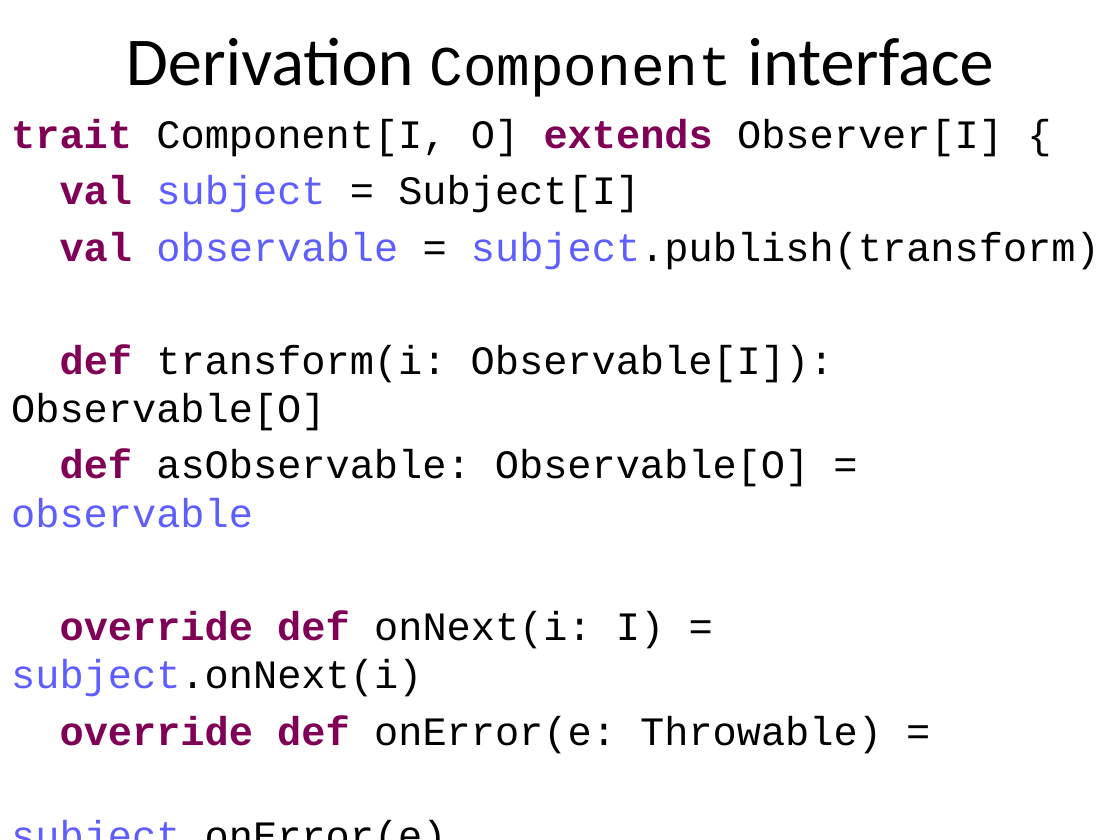
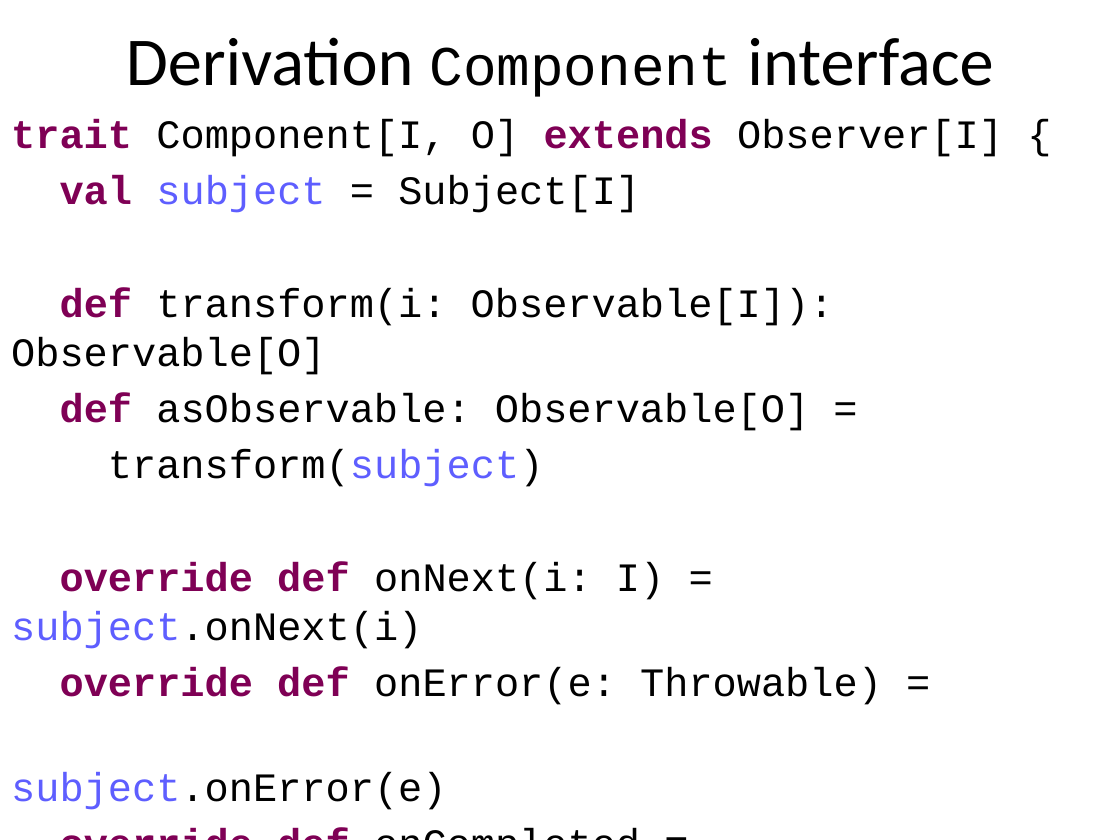
Before and after one commit to rvanheest/Thesis-Feedback-Control-Report-and-Presentation, a slide deck: slide 36 of Feedback API.pptx. Drawn at 1120x840 pixels with LibreOffice and Linux fonts; fonts in the diff are those of the drawing. Boxes give left, top, right and bottom in pixels: in the first picture for what was removed or moved away, otherwise in the second. Text is boxed around its words. In the diff, an @@ line names an element or a change of style, - is before the commit and + after.

```diff
--- a/Feedback API.pptx
+++ b/Feedback API.pptx
@@ text at <box>60,232,1100,270</box>: paragraph removed @@
-val observable = subject.publish(transform)
@@ text at <box>60,393,809,487</box>: text changed @@
-def asObservable: Observable[O] = observable
+def asObservable: Observable[O] =
+transform(subject)
```
Also in this commit, not shown: 2 other files.
